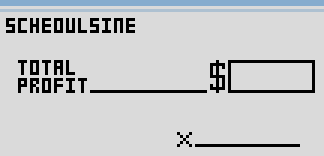
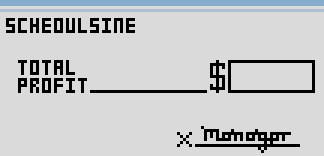
Layered file, before and after one edit (324x156). Changes by layer:
added layer "sig" above "OBJ #1" over [201, 126, 291, 153]
